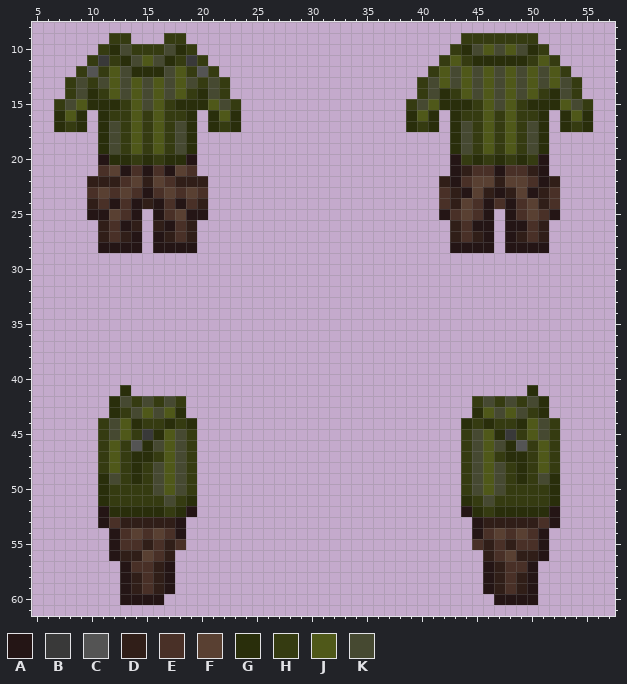
A pixel-art sprite gets an edit: Resources/Textures/Starfort/Clothing/Uniforms/Jumpsuit/field_recrut.rsi/equipped-INNERCLOTHING.png. Above is the file before it was changed.
The file is 64x64 pixels. Shown: x 5..57, y 8..61.
Palette (. is transparent): A #241515  B #393939  C #545454  D #301e18  E #493027  F #594032  G #292e0b  H #353b11  J #4f5819  K #464931
Pixels before (only the part around the change), first column x 5:
 8 .....................................................
 9 .......HH...HH.........................HHHHHHH.......
10 ......HGKHHHKGH.......................HGKJKJKGH......
11 .....HBHGKJKGHBH.....................HJHGGGGGHJH.....
12 ....HCHJKGGGKJHCH...................HJKJKJKJKJKJH....
13 ...HKHKJKJKJKJKHKH.................HKJKJKJKJKJKJKH...
14 ...HKGHJKJKJKJHGKH.................HKGHJKJKJKJHGKH...
15 ..HKJGGGHJKJHGGGJKH...............HKJGGGHJKJHGGGJKH..
16 ..GJG.GHHJHJHHG.GJG...............GJG.GHHJHJHHG.GJG..
17 ..GHG.GKHJHJHKG.GHG...............GHG.GKHJHJHKG.GHG..
18 ......GKHJHJHKG.......................GKHJHJHKG......
19 ......GKHJHJHKG.......................GKHJHJHKG......
20 ......AGGHGHGGA.......................AHGHGHGHA......
21 ......EFAEAEAFE.......................ADEEAEEDA......
22 .....DDDEFDFEDDD.....................DAEFFDFFEAD.....
23 .....EFEFEAEFEFE.....................EDAFDADFADE.....
24 .....DEAEADAEAED.....................EDFEAEAEFDE.....
25 .....AAFEA.AEFAA.....................AEFEA.AEFEA.....
26 ......DEAD.DAED.......................DEAA.AAED......
27 ......DEDA.ADED.......................DEDA.ADED......
28 ......AAAA.AAAA.......................AAAA.AAAA......
29 .....................................................
30 .....................................................
31 .....................................................
32 .....................................................
33 .....................................................
34 .....................................................
35 .....................................................
36 .....................................................
37 .....................................................
38 .....................................................
39 .....................................................
40 .....................................................
41 ........G....................................G.......
42 .......GKHKHKH..........................HKHKHKG......
43 .......GHKJKJG..........................GJKJKHG......
44 ......HKJGHHGHG........................GHGHHGJKH.....
45 ......HKJHBGJKH........................HKJGBHJKH.....
46 ......HJHCGKJKH........................HKJKGCHJH.....
47 ......HJHGGHJKH........................HKJHGGHJH.....
48 ......HJHGHKJKH........................HKJKHGHJH.....
49 ......GKHGHKJKH........................HKJKHGHKG.....
50 ......GHHHHKJKH........................HKJKHHHHG.....
51 ......GHHHHHKHG........................GHKHHHHHG.....
52 ......AGGGGGHGA........................AGHGGGGGA.....
53 ......AEDDDDDA..........................ADDDDDEA.....
54 .......AEFEFEA..........................AEFEFEA......
55 .......AEEDEDE..........................EDEDEEA......
56 .......ADDFED............................DEFDDA......
57 ........AEEDA............................ADEEA.......
58 ........ADEDA............................ADEDA.......
59 ........ADEDA............................ADEDA.......
60 ........AAAA..............................AAAA.......
61 .....................................................
Once edited:
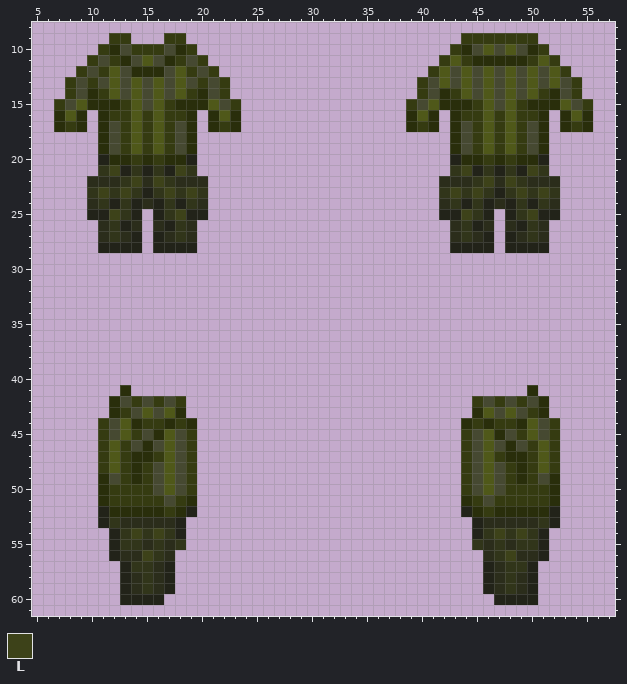
Colours new in this view: L #3d4219
Difference:
Colour A changes from #241515 to #222319.
Colour D changes from #301e18 to #2b2d1b.
Colour E changes from #493027 to #31351a.
Colour A replaces colour E in row 21 at x 45 and 49; in row 25 at x 43 and 51.
Colour A replaces colour F in row 24 at x 44 and 50.
Colour D replaces colour A in row 22 at x 43 and 51; in row 26 at x 46 and 48.
Colour D replaces colour E in row 22 at x 44 and 50; in row 24 at x 42, 47 and 52.
Colour E replaces colour A in row 21 at x 43 and 51; in row 23 at x 44 and 50.
Colour E replaces colour D in row 23 at x 46 and 48; in row 24 at x 43 and 51.
Colour E replaces colour F in row 22 at x 45 and 49.
Colour G replaces colour H in row 20 at x 44 and 50.
Colour K replaces colour B in row 11 at x 11 and 19; in row 45 at x 15 and 48.
Colour K replaces colour C in row 12 at x 10 and 20; in row 46 at x 14 and 49.
Colour L replaces colour D in row 21 at x 44 and 50; in row 23 at x 43 and 51.
Colour L replaces colour F in row 21 at x 12 and 18; in row 22 at x 14, 16, 46 and 48; in row 23 at x 11, 13, 17, 19, 45 and 49; in row 25 at x 12, 18, 44 and 50; in row 54 at x 14, 16, 47 and 49; in row 56 at x 15 and 48.
